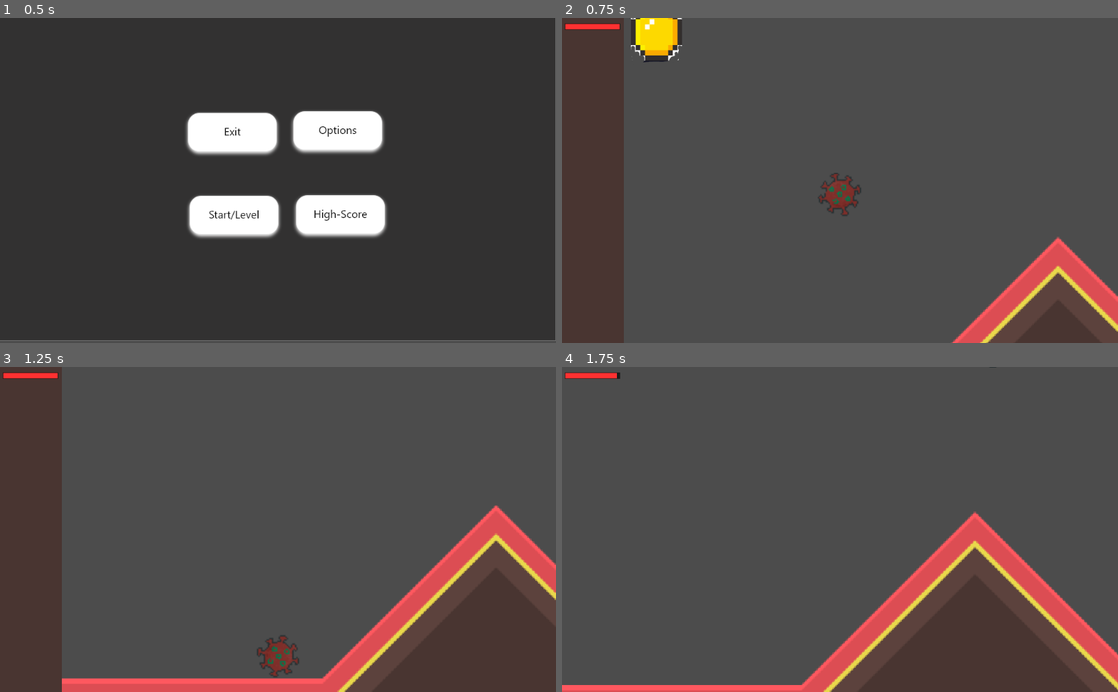
Above: before the commit, frames 1-4 (two rows, left to right).
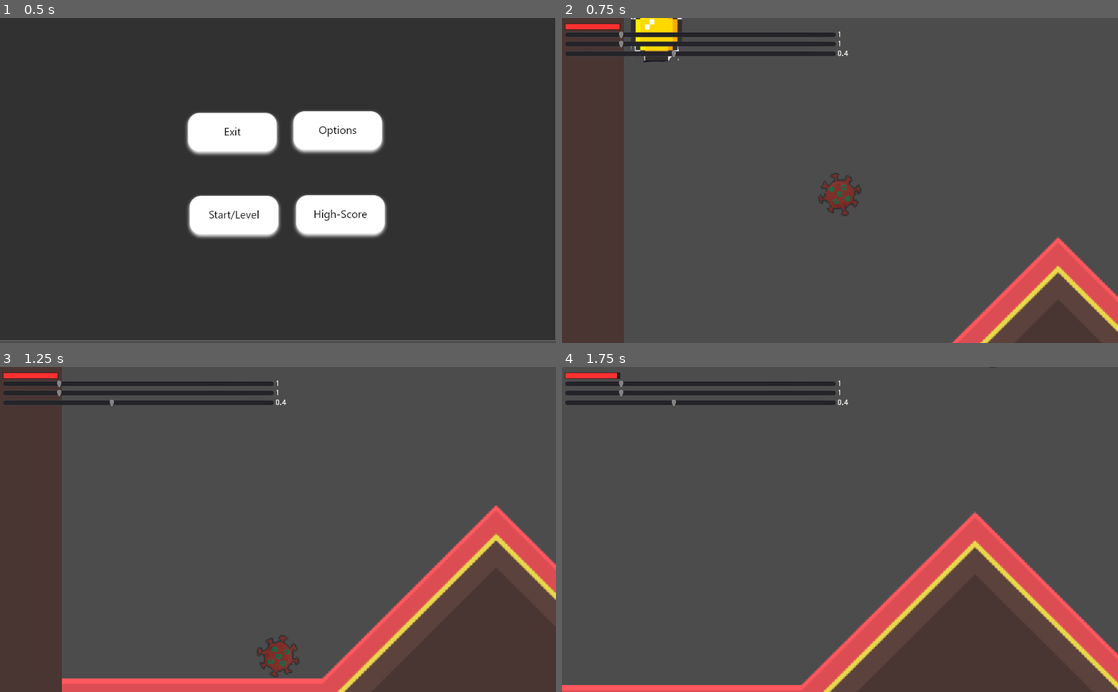
Above: after the commit, the same moments.

Repository: INF19IT2/2d-Jump-n-Run-SE
Game: Godot game, scene res://Scenes/MainScene/MainScene.tscn
The game is run twice, just before and just after one commit, with the same random seed, the same clock (stepped at 60 frames per second) and the same inputs. The engine's default icon, where the game draws it, is replaced by a stand-in: a white triangle on a blue panel in a dark square.
Inputs (mouse positions are in pixels of both pictures, inside the frame that each line leads up to):
- Up to frame 1 (0.5 s): no input
- Up to frame 2 (0.75 s): click (795, 216) at 0.5 s
- Up to frame 3 (1.25 s): no input
- Up to frame 4 (1.75 s): tap Enter (shoot) at 1.25 s; hold D (move_right) from 1.28 s (still down); hold Shift (running) from 1.28 s (still down); tap W (move_up) at 1.52 s

Frame 1 is identical in both runs. In frame 2, 2.1% of the frame differs, in the area x 0-52%, y 4-13%; in frame 3, 2.1%; in frame 4, 2.1%.

Commit message:
Added slider
added slider for Player_size, Player_Camera and Dummy

Diff:
--- a/2d-Jump-n-Run-SE/Scenes/32x32_Level/32_32_tileset.tres
+++ b/2d-Jump-n-Run-SE/Scenes/32x32_Level/32_32_tileset.tres
@@ -8,6 +8,8 @@
 [ext_resource path="res://imagesFiles/Tiles_First_Level/broadwalk6.png" type="Texture" id=6]
 [ext_resource path="res://imagesFiles/Tiles_First_Level/broadwalk8.png" type="Texture" id=7]
 [ext_resource path="res://imagesFiles/Tiles_First_Level/broadwalk7.png" type="Texture" id=8]
+[ext_resource path="res://imagesFiles/Tiles_First_Level/torbogen_jap_shader.png" type="Texture" id=9]
+[ext_resource path="res://imagesFiles/Tiles_First_Level/Foodstand.png" type="Texture" id=10]
 
 [sub_resource type="ConvexPolygonShape2D" id=1]
 points = PoolVector2Array( 32, 0, 32, 12, 24, 12, 20, 12, 20, 32, 12, 32, 12, 12, 8, 12, 0, 12, 0, 8, 0, 0 )
@@ -32,6 +34,12 @@
 
 [sub_resource type="ConvexPolygonShape2D" id=8]
 points = PoolVector2Array( 0, 16, 32, 16, 32, 26, 0, 26 )
+
+[sub_resource type="ConvexPolygonShape2D" id=9]
+points = PoolVector2Array( 0, 2.93636, 3.95466, 2.91618, 4.14938, 3.90994, 7.84899, 3.90994, 7.84899, 4.94843, 11.938, 4.88352, 12.0029, 6.18163, 115.986, 5.95591, 115.986, 4.87416, 119.935, 4.98233, 119.941, 3.95466, 123.786, 4.01957, 123.916, 2.78637, 127.875, 2.78637, 128, 8.49804, 121.774, 8.62785, 121.903, 9.66634, 6.29126, 9.99087, 6.16145, 8.75766, 0, 8.62785 )
+
+[sub_resource type="ConvexPolygonShape2D" id=10]
+points = PoolVector2Array( 59.7733, 59.7733, 3.52197, 59.5991, 3.79241, 55.6507, 59.7193, 55.9331 )
 
 [resource]
 0/name = "broadwalk1.png 0"
@@ -202,3 +210,45 @@
 "shape_transform": Transform2D( 1, 0, 0, 1, 0, 0 )
 } ]
 7/z_index = 0
+8/name = "torbogen_jap_shader.png 8"
+8/texture = ExtResource( 9 )
+8/tex_offset = Vector2( 0, 0 )
+8/modulate = Color( 1, 1, 1, 1 )
+8/region = Rect2( 0, 0, 128, 128 )
+8/tile_mode = 0
+8/occluder_offset = Vector2( 0, 0 )
+8/navigation_offset = Vector2( 0, 0 )
+8/shape_offset = Vector2( 0, 0 )
+8/shape_transform = Transform2D( 1, 0, 0, 1, 0, 0 )
+8/shape = SubResource( 9 )
+8/shape_one_way = false
+8/shape_one_way_margin = 1.0
+8/shapes = [ {
+"autotile_coord": Vector2( 0, 0 ),
+"one_way": false,
+"one_way_margin": 1.0,
+"shape": SubResource( 9 ),
+"shape_transform": Transform2D( 1, 0, 0, 1, 0, 0 )
+} ]
+8/z_index = 0
+9/name = "Foodstand.png 9"
+9/texture = ExtResource( 10 )
+9/tex_offset = Vector2( 0, 0 )
+9/modulate = Color( 1, 1, 1, 1 )
+9/region = Rect2( 0, 0, 64, 96 )
+9/tile_mode = 0
+9/occluder_offset = Vector2( 0, 0 )
+9/navigation_offset = Vector2( 0, 0 )
+9/shape_offset = Vector2( 0, 0 )
+9/shape_transform = Transform2D( 1, 0, 0, 1, 0, 0 )
+9/shape = SubResource( 10 )
+9/shape_one_way = false
+9/shape_one_way_margin = 1.0
+9/shapes = [ {
+"autotile_coord": Vector2( 0, 0 ),
+"one_way": false,
+"one_way_margin": 1.0,
+"shape": SubResource( 10 ),
+"shape_transform": Transform2D( 1, 0, 0, 1, 0, 0 )
+} ]
+9/z_index = 0
--- /dev/null
+++ b/2d-Jump-n-Run-SE/Scenes/32x32_Level/32x32_level_script.gd
@@ -0,0 +1,11 @@
+extends Node2D
+
+
+# Called when the node enters the scene tree for the first time.
+func _ready():
+	var test = get_node("CanvasLayer/KinematicBody2D2/Control")
+	test.connect("dummy_slider_changed", self, "changed_dummy_size")
+
+func changed_dummy_size(value):
+	var dummy = get_node("KinematicBody2D")
+	dummy.scale = Vector2(value, value)
--- a/2d-Jump-n-Run-SE/Scenes/32x32_Level/First_Level.tscn
+++ b/2d-Jump-n-Run-SE/Scenes/32x32_Level/First_Level.tscn
@@ -1,10 +1,13 @@
-[gd_scene load_steps=4 format=2]
+[gd_scene load_steps=6 format=2]
 
 [ext_resource path="res://Scenes/32x32_Level/32_32_tileset.tres" type="TileSet" id=1]
 [ext_resource path="res://Scenes/PauseMenu/PaueMenu.tscn" type="PackedScene" id=2]
 [ext_resource path="res://Scenes/Objects/test.tscn" type="PackedScene" id=3]
+[ext_resource path="res://Scenes/Objects/Dummy.tscn" type="PackedScene" id=4]
+[ext_resource path="res://Scenes/32x32_Level/32x32_level_script.gd" type="Script" id=5]
 
 [node name="Node2D" type="Node2D"]
+script = ExtResource( 5 )
 
 [node name="CanvasLayer" type="CanvasLayer" parent="."]
 follow_viewport_enable = true
@@ -16,12 +19,15 @@
 tile_set = ExtResource( 1 )
 cell_size = Vector2( 32, 32 )
 format = 1
-tile_data = PoolIntArray( 720903, 5, 0, 720904, 6, 0, 720905, 7, 0, 720906, 6, 0, 720907, 7, 0, 720908, 536870917, 0, 786432, 3, 0, 786433, 3, 0, 786434, 0, 0, 786435, 3, 0, 786436, 2, 0, 786437, 3, 0, 786438, 0, 0, 786439, 4, 0, 786444, 536870916, 0, 786445, 1, 0, 786446, 536870915, 0, 786447, 2, 0, 786448, 1, 0 )
+tile_data = PoolIntArray( 720903, 5, 0, 720904, 6, 0, 720905, 7, 0, 720906, 6, 0, 720907, 7, 0, 720908, 536870917, 0, 720919, 536870916, 0, 720926, 4, 0, 786432, 3, 0, 786433, 3, 0, 786434, 0, 0, 786435, 3, 0, 786436, 2, 0, 786437, 3, 0, 786438, 0, 0, 786439, 4, 0, 786444, 536870916, 0, 786445, 1, 0, 786446, 536870915, 0, 786447, 2, 0, 786448, 1, 0, 786449, 2, 0, 786450, 2, 0, 786451, 2, 0, 786452, 2, 0, 786453, 4, 0, 786455, 536870916, 0, 786456, 536870914, 0, 786457, 536870914, 0, 786458, 536870913, 0, 786459, 536870914, 0, 786460, 536870915, 0, 786461, 536870914, 0, 786462, 4, 0 )
 
 [node name="KinematicBody2D2" parent="CanvasLayer" instance=ExtResource( 3 )]
-position = Vector2( 159.38, 340.809 )
+position = Vector2( 126.183, 326.6 )
 scale = Vector2( 0.5, 0.5 )
 
 [node name="PauseMenu" type="CanvasLayer" parent="."]
 
 [node name="PauseMenu" parent="PauseMenu" instance=ExtResource( 2 )]
+
+[node name="KinematicBody2D" parent="." instance=ExtResource( 4 )]
+position = Vector2( 848.618, 351.055 )
--- a/2d-Jump-n-Run-SE/Scenes/Objects/Dummy.tscn
+++ b/2d-Jump-n-Run-SE/Scenes/Objects/Dummy.tscn
@@ -1,17 +1,18 @@
 [gd_scene load_steps=4 format=2]
 
 [ext_resource path="res://Scripts/Dummy/Dummy.gd" type="Script" id=1]
-[ext_resource path="res://placeholder.png" type="Texture" id=2]
+[ext_resource path="res://imagesFiles/Skirt-Dress-For-Farmer-Mod3.png" type="Texture" id=2]
 
 [sub_resource type="RectangleShape2D" id=1]
-extents = Vector2( 32.4886, 72 )
+extents = Vector2( 32, 64 )
 
 [node name="KinematicBody2D" type="KinematicBody2D"]
 script = ExtResource( 1 )
 
 [node name="Sprite" type="Sprite" parent="."]
-scale = Vector2( 0.054, 0.16 )
+scale = Vector2( 0.5, 0.5 )
 texture = ExtResource( 2 )
 
 [node name="CollisionShape2D" type="CollisionShape2D" parent="."]
+scale = Vector2( 0.5, 0.5 )
 shape = SubResource( 1 )
--- /dev/null
+++ b/2d-Jump-n-Run-SE/Scenes/Objects/slider.tscn
@@ -0,0 +1,98 @@
+[gd_scene load_steps=2 format=2]
+
+[ext_resource path="res://Scripts/Objects/slider.gd" type="Script" id=1]
+
+[node name="CanvasLayer" type="CanvasLayer"]
+script = ExtResource( 1 )
+
+[node name="Player_Sprite_Slider" type="HSlider" parent="."]
+margin_left = 5.0
+margin_top = 23.0
+margin_right = 505.0
+margin_bottom = 39.0
+max_value = 5.0
+step = 0.01
+value = 1.0
+__meta__ = {
+"_edit_use_anchors_": false
+}
+
+[node name="Player_Sprite_Label" type="Label" parent="Player_Sprite_Slider"]
+margin_left = 502.0
+margin_top = 1.0
+margin_right = 542.0
+margin_bottom = 15.0
+text = "1"
+__meta__ = {
+"_edit_use_anchors_": false
+}
+
+[node name="Dummy_Slider" type="HSlider" parent="."]
+margin_left = 5.0
+margin_top = 40.0
+margin_right = 505.0
+margin_bottom = 56.0
+max_value = 5.0
+step = 0.01
+value = 1.0
+__meta__ = {
+"_edit_use_anchors_": false
+}
+
+[node name="Dummy_Label" type="Label" parent="Dummy_Slider"]
+margin_left = 502.0
+margin_top = 1.0
+margin_right = 542.0
+margin_bottom = 15.0
+text = "1"
+__meta__ = {
+"_edit_use_anchors_": false
+}
+
+[node name="Camera_Slider" type="HSlider" parent="."]
+margin_left = 5.0
+margin_top = 58.0
+margin_right = 505.0
+margin_bottom = 74.0
+max_value = 1.0
+step = 0.001
+value = 0.4
+__meta__ = {
+"_edit_use_anchors_": false
+}
+
+[node name="Camera_Label" type="Label" parent="Camera_Slider"]
+margin_left = 502.0
+margin_top = 1.0
+margin_right = 542.0
+margin_bottom = 15.0
+text = "0.4"
+__meta__ = {
+"_edit_use_anchors_": false
+}
+
+[node name="Camera_Slider2" type="HSlider" parent="."]
+margin_left = 5.0
+margin_top = 58.0
+margin_right = 505.0
+margin_bottom = 74.0
+max_value = 1.0
+step = 0.001
+value = 0.4
+__meta__ = {
+"_edit_use_anchors_": false
+}
+
+[node name="Camera_Label" type="Label" parent="Camera_Slider2"]
+margin_left = 502.0
+margin_top = 1.0
+margin_right = 542.0
+margin_bottom = 15.0
+text = "0.4"
+__meta__ = {
+"_edit_use_anchors_": false
+}
+[connection signal="value_changed" from="Player_Sprite_Slider" to="." method="_on_Player_Sprite_Slider_value_changed"]
+[connection signal="value_changed" from="Dummy_Slider" to="." method="_on_Dummy_Slider_value_changed"]
+[connection signal="value_changed" from="Camera_Slider" to="." method="_on_Camera_Slider_value_changed"]
+[connection signal="value_changed" from="Camera_Slider2" to="." method="_on_Camera_Slider_value_changed"]
--- a/2d-Jump-n-Run-SE/Scenes/Objects/test.tscn
+++ b/2d-Jump-n-Run-SE/Scenes/Objects/test.tscn
@@ -14,6 +14,7 @@
 [ext_resource path="res://imagesFiles/Player_Model/dreh_Animation/drehAnimation04.png" type="Texture" id=12]
 [ext_resource path="res://Scripts/Objects/test.gd" type="Script" id=13]
 [ext_resource path="res://Scenes/Objects/HealthBar.tscn" type="PackedScene" id=14]
+[ext_resource path="res://Scenes/Objects/slider.tscn" type="PackedScene" id=15]
 
 [sub_resource type="SpriteFrames" id=1]
 animations = [ {
@@ -52,3 +53,5 @@
 __meta__ = {
 "_edit_use_anchors_": false
 }
+
+[node name="Control" parent="." instance=ExtResource( 15 )]
--- /dev/null
+++ b/2d-Jump-n-Run-SE/Scripts/Objects/slider.gd
@@ -0,0 +1,28 @@
+extends CanvasLayer
+
+onready var player_sprite_label = $Player_Sprite_Slider/Player_Sprite_Label
+onready var dummy_label = $Dummy_Slider/Dummy_Label
+onready var camera_label = $Camera_Slider/Camera_Label
+
+signal player_sprite_slider_changed
+signal dummy_slider_changed
+signal camera_slider_changed
+
+# Called when the node enters the scene tree for the first time.
+func _ready():
+	pass # Replace with function body.
+
+
+func _on_Player_Sprite_Slider_value_changed(value):
+	player_sprite_label.set_text(str(value))
+	emit_signal("player_sprite_slider_changed", value)
+
+
+func _on_Dummy_Slider_value_changed(value):
+	dummy_label.set_text(str(value))
+	emit_signal("dummy_slider_changed", value)
+
+
+func _on_Camera_Slider_value_changed(value):
+	camera_label.set_text(str(value))
+	emit_signal("camera_slider_changed", value)
--- a/2d-Jump-n-Run-SE/Scripts/Objects/test.gd
+++ b/2d-Jump-n-Run-SE/Scripts/Objects/test.gd
@@ -33,6 +33,9 @@
 #gets called when the node and its children have entered the scene tree
 func _ready():
 	emit_signal("player_stats_changed", self)
+	var slider = get_node("Control")
+	slider.connect("player_sprite_slider_changed", self, "change_player_size")
+	slider.connect("camera_slider_changed", self, "change_camera")
 
 func set_checkpoint(var check):
 	pos = check
@@ -114,3 +117,10 @@
 	coins += 1
 	var lab = get_node("Label")
 	lab.set_text(str(coins))
+
+func change_player_size(value):
+	$AnimatedSprite.scale = Vector2(value, value)
+	$CollisionShape2D.scale = Vector2(value, value)
+
+func change_camera(value):
+	$Camera2D.zoom = Vector2(value, value)
Not shown: 1 places in 2d-Jump-n-Run-SE/Scenes/32x32_Level/32_32_tileset.tres that only renumber resources
Not shown: 1 places in 2d-Jump-n-Run-SE/Scenes/Objects/test.tscn that only renumber resources
Not shown, added: 2d-Jump-n-Run-SE/export_presets.cfg
Binary file added: 2d-Jump-n-Run-SE/imagesFiles/Skirt-Dress-For-Farmer-Mod3.png
Not shown, added: 2d-Jump-n-Run-SE/imagesFiles/Skirt-Dress-For-Farmer-Mod3.png.import
